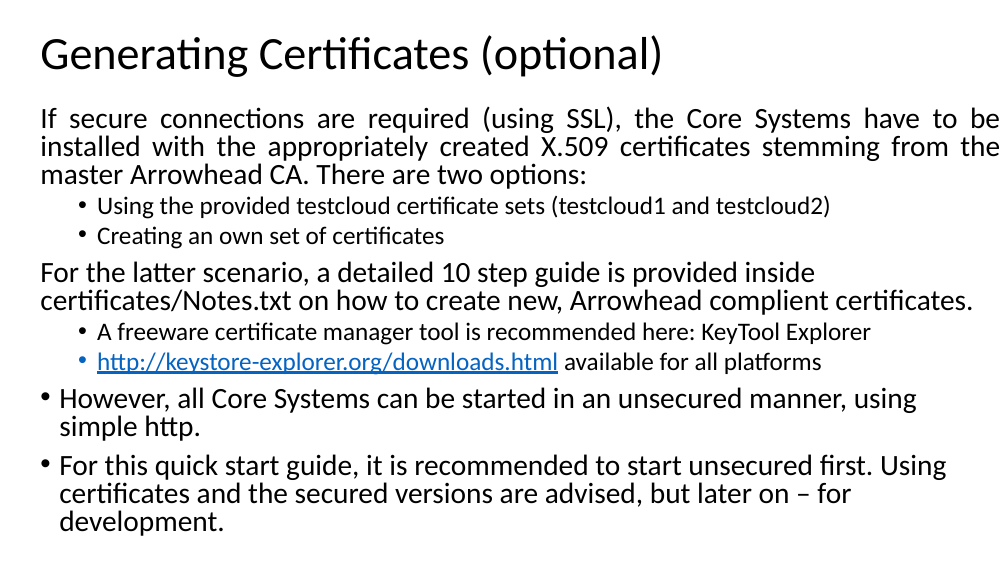
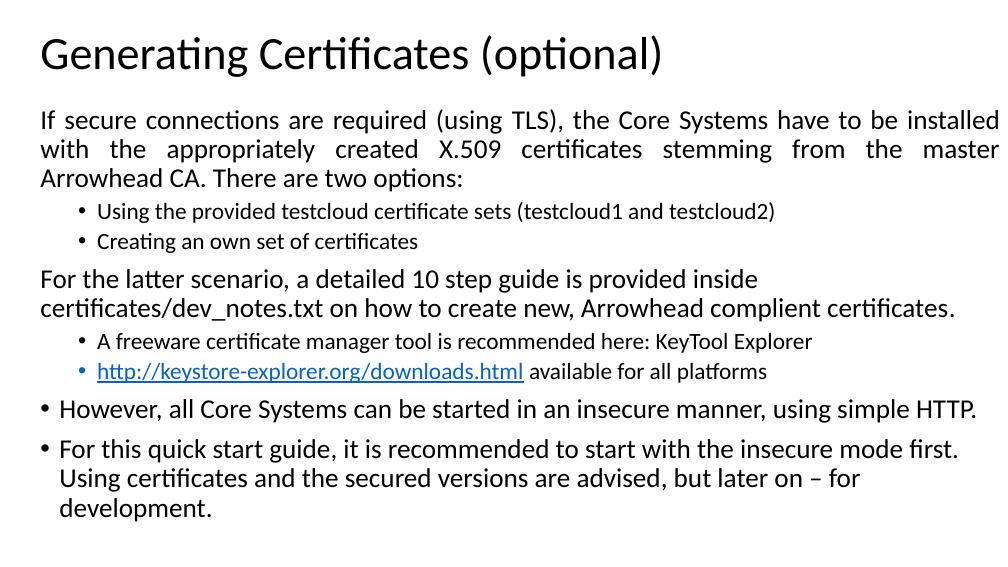
Before and after one commit to hegeduscs/arrowhead, a slide deck: slide 7 of documentation/Quick-Start-Guide-M2.pptx. Drawn at 1008x567 pixels with LibreOffice and Linux fonts; fonts in the diff are those of the drawing. Boxes give left, top, right and bottom in pixels: in the first picture for what was removed or moved away, otherwise in the second. Text is boxed around its words. In the diff, an @@ line names an element or a change of style, - is before the commit and + after.

```diff
--- a/documentation/Quick-Start-Guide-M2.pptx
+++ b/documentation/Quick-Start-Guide-M2.pptx
@@ text at box(40, 109, 1000, 192): text changed; size 28 to 25.9 pt @@
-If secure connections are required (using SSL), the Core Systems have to be installed with the appropriately created X.509 certificates stemming from the master Arrowhead CA. There are two options:
+If secure connections are required (using TLS), the Core Systems have to be installed with the appropriately created X.509 certificates stemming from the master Arrowhead CA. There are two options:
@@ text at box(97, 202, 813, 383): size 24 to 22.2 pt in "Using the provided testcloud certificate sets (testcloud1 ...", "Creating an own set of certificates", "A freeware certificate manager tool is recommended ...", "http://keystore-explorer.org/downloads.html available for al ..."; line spacing 0.8 to 0.9 @@
@@ text at box(40, 269, 956, 322): text changed; size 28 to 25.9 pt @@
-For the latter scenario, a detailed 10 step guide is provided inside certificates/Notes.txt on how to create new, Arrowhead complient certificates.
+For the latter scenario, a detailed 10 step guide is provided inside certificates/dev_notes.txt on how to create new, Arrowhead complient certificates.
@@ text at box(59, 399, 977, 522): text changed; size 28 to 25.9 pt @@
-• However, all Core Systems can be started in an unsecured manner, using simple http.
-• For this quick start guide, it is recommended to start unsecured first. Using certificates and the secured versions are advised, but later on – for development.
+• However, all Core Systems can be started in an insecure manner, using simple HTTP.
+• For this quick start guide, it is recommended to start with the insecure mode first. Using certificates and the secured versions are advised, but later on – for development.
```
Also in this commit, not shown: 1 other slide changed.
